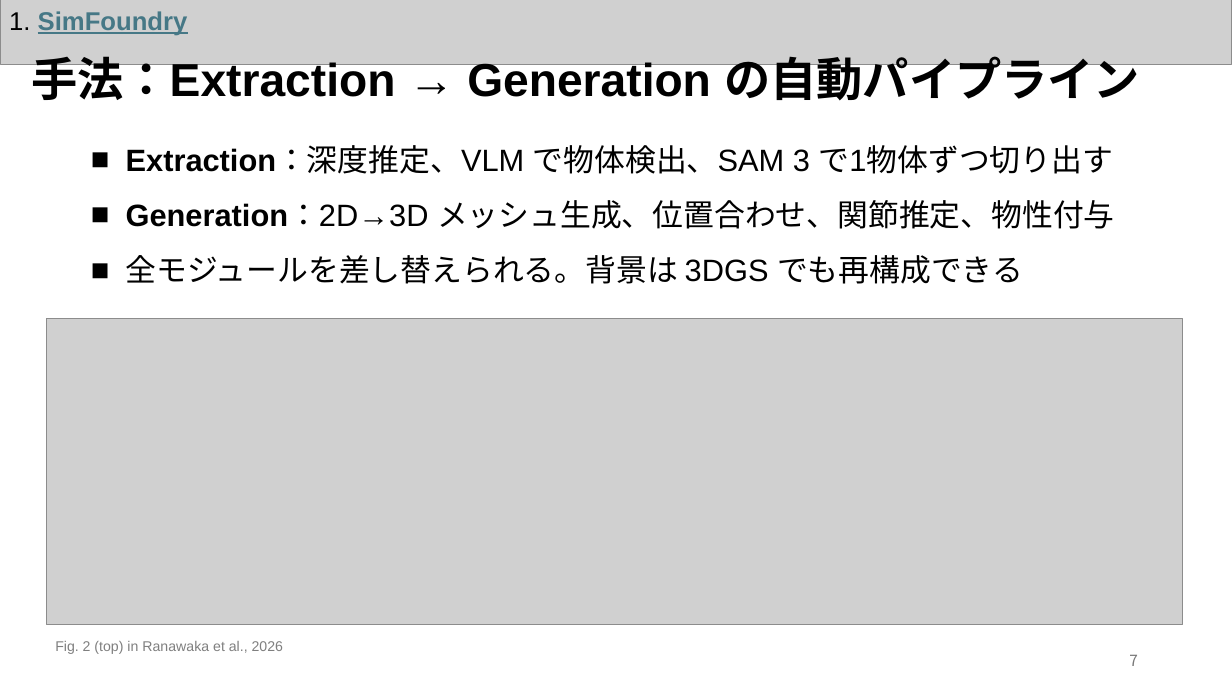
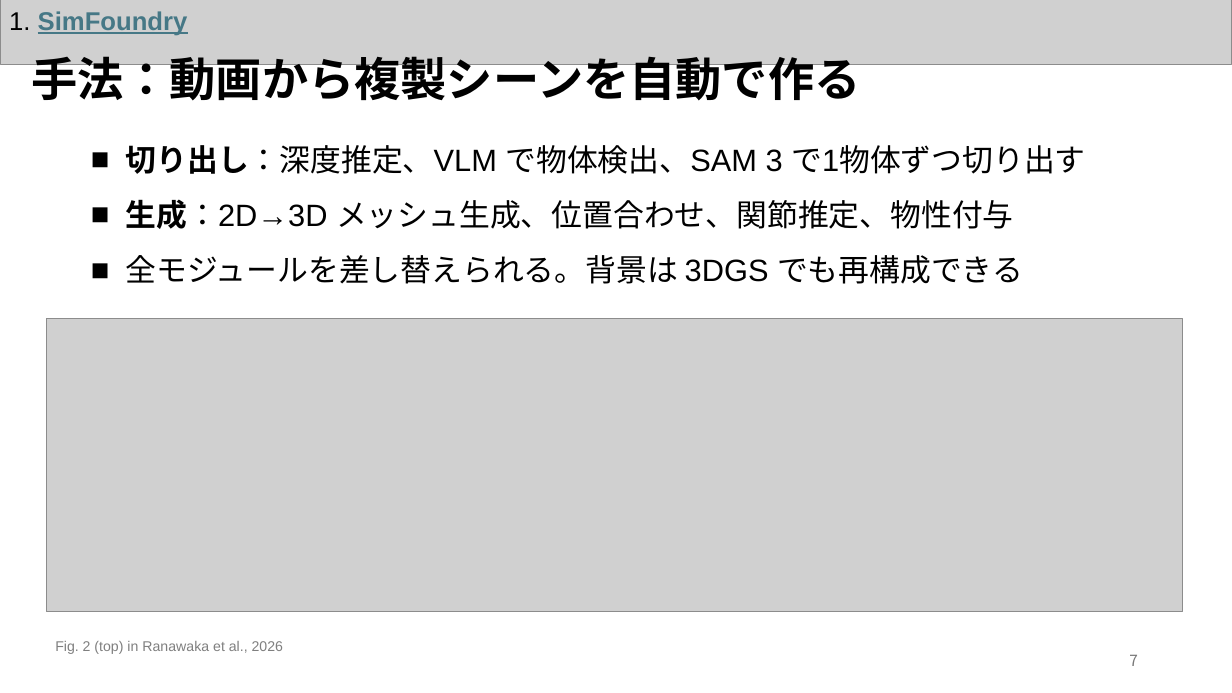
Before and after one commit to Azuma413/PaperPresentationSlides, a slide deck: slide 8 of 20261105_KaneyoshiHiratsuka_SurveySlide.pptx. Drawn at 1232x693 pixels with LibreOffice and Linux fonts; fonts in the diff are those of the drawing; grey boxes stand for pictures. Boxes give left, top, right and bottom in pixels: in the first picture for what was removed or moved away, otherwise in the second. Text is boxed around its words. In the diff, an @@ line names an element or a change of style, - is before the commit and + after.

```diff
--- a/20261105_KaneyoshiHiratsuka_SurveySlide.pptx
+++ b/20261105_KaneyoshiHiratsuka_SurveySlide.pptx
@@ text at <box>31,56,860,108</box>: text changed @@
-手法：Extraction → Generation の自動パイプライン
+手法：動画から複製シーンを自動で作る
@@ text at <box>126,145,1085,229</box>: text changed @@
-■ Extraction：深度推定、VLM で物体検出、SAM 3 で1物体ずつ切り出す
-■ Generation：2D→3D メッシュ生成、位置合わせ、関節推定、物性付与
+■ 切り出し：深度推定、VLM で物体検出、SAM 3 で1物体ずつ切り出す
+■ 生成：2D→3D メッシュ生成、位置合わせ、関節推定、物性付与
@@ picture: place and size @@
-picture at <box>46,319,1183,625</box>
+picture at <box>46,319,1183,612</box>
```
Also in this commit, not shown: 21 other slides changed, 3 other files.
